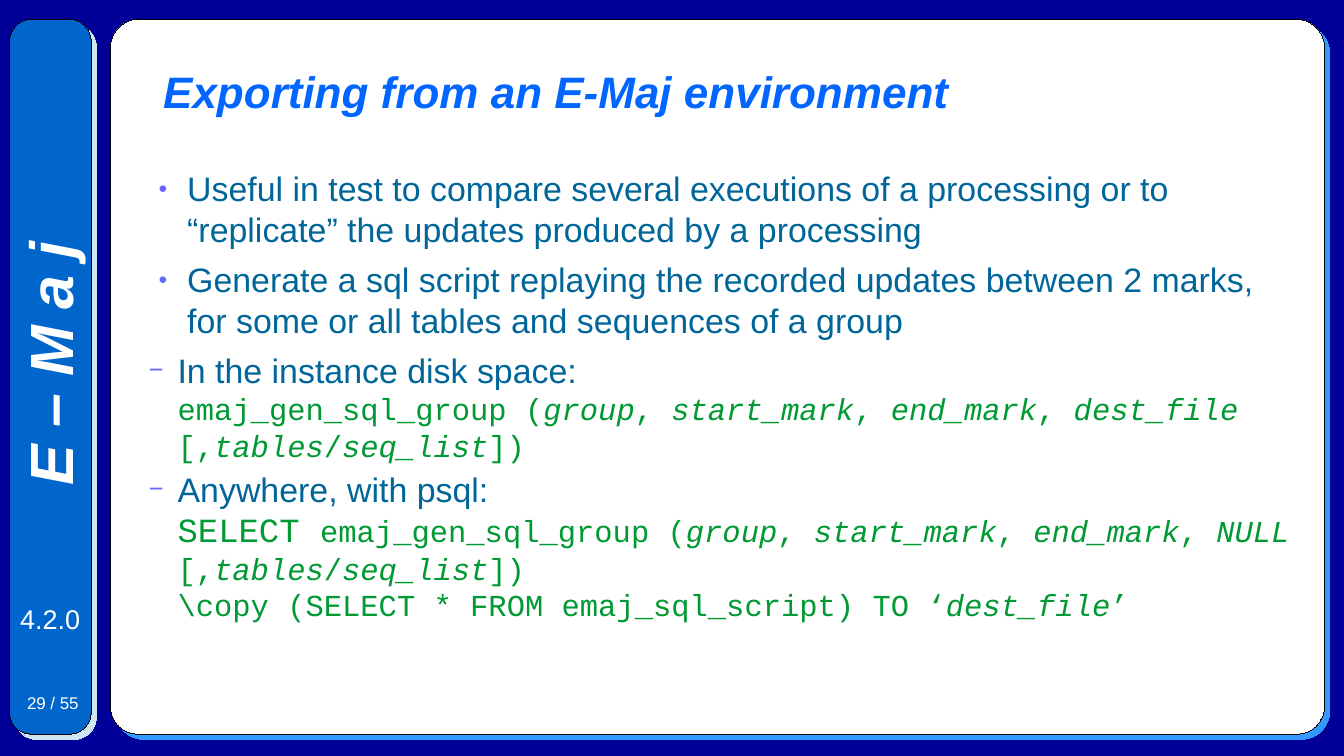
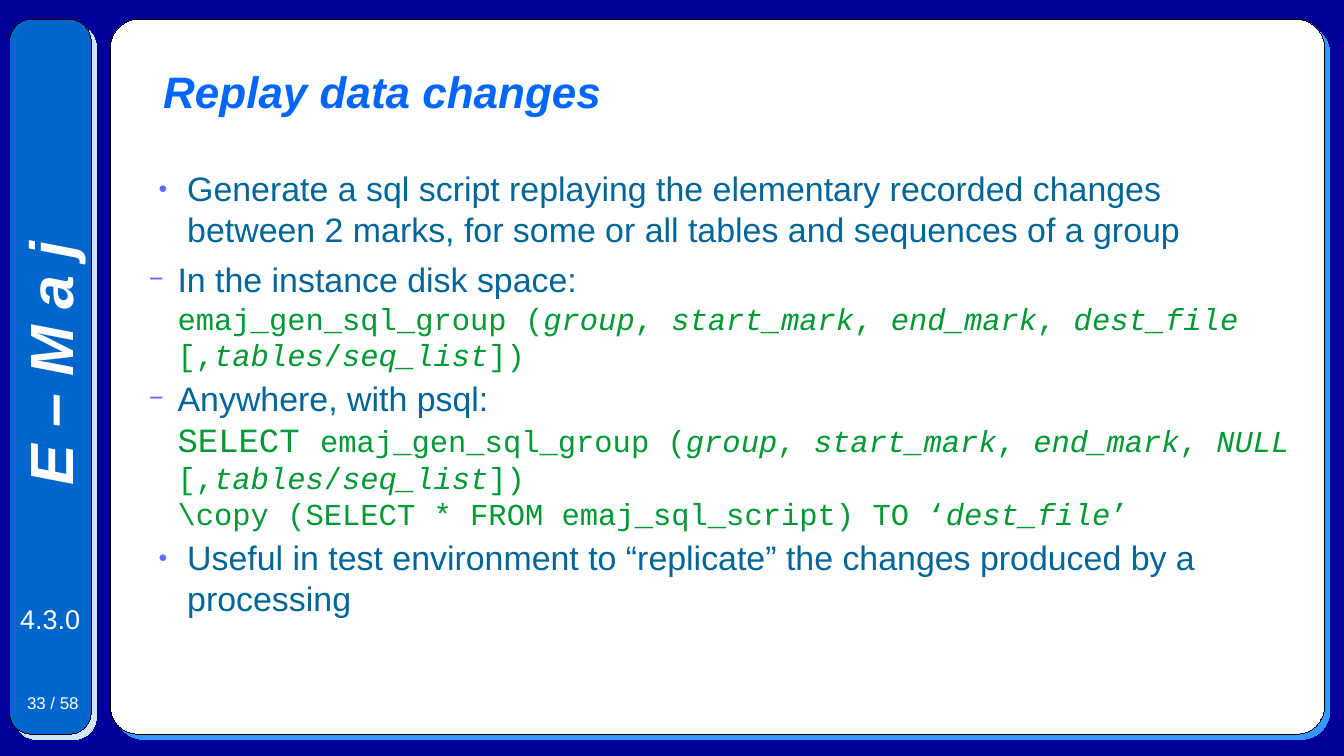
Before and after one commit to beaud76/emaj_doc, a slide deck: slide 33 of Emaj.devel_pres_en.odp (slide 29 before the commit). Drawn at 1344x756 pixels with LibreOffice and Linux fonts; fonts in the diff are those of the drawing. Boxes give left, top, right and bottom in pixels: in the first picture for what was removed or moved away, otherwise in the second. Text is boxed around its words. In the diff, an @@ line names an element or a change of style, - is before the commit and + after.

```diff
--- a/Emaj.devel_pres_en.odp
+++ b/Emaj.devel_pres_en.odp
@@ title at (163, 76, 601, 117): text changed @@
-Exporting from an E-Maj environment
+Replay data changes
@@ text at (187, 176, 1180, 249): text changed @@
-● Useful in test to compare several executions of a processing or to “replicate” the updates produced by a processing
-● Generate a sql script replaying the recorded updates between 2 marks, for some or all tables and sequences of a group
+● Generate a sql script replaying the elementary recorded changes between 2 marks, for some or all tables and sequences of a group
@@ text at (187, 545, 1195, 618): paragraph added @@
+● Useful in test environment to “replicate” the changes produced by a processing
@@ text at (20, 610, 80, 630): text changed @@
-4.2.0
+4.3.0
@@ page number at (27, 697, 79, 709): text changed @@
-29 / 55
+33 / 58
```
Also in this commit, not shown: 52 other slides changed, 3 slides added, 7 other files.
